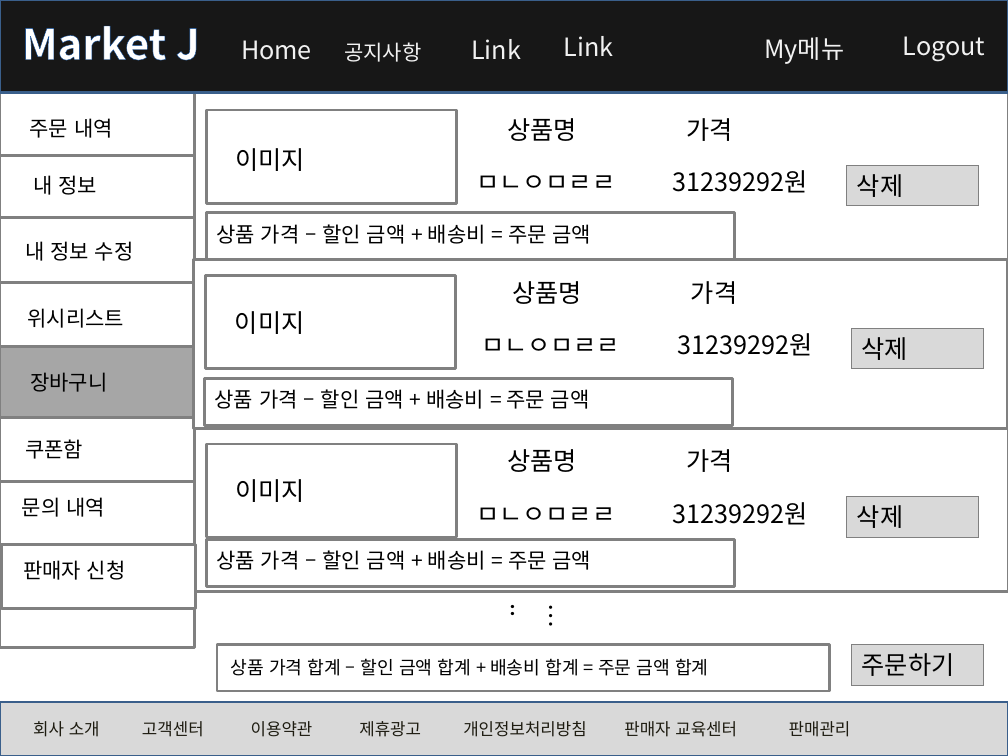
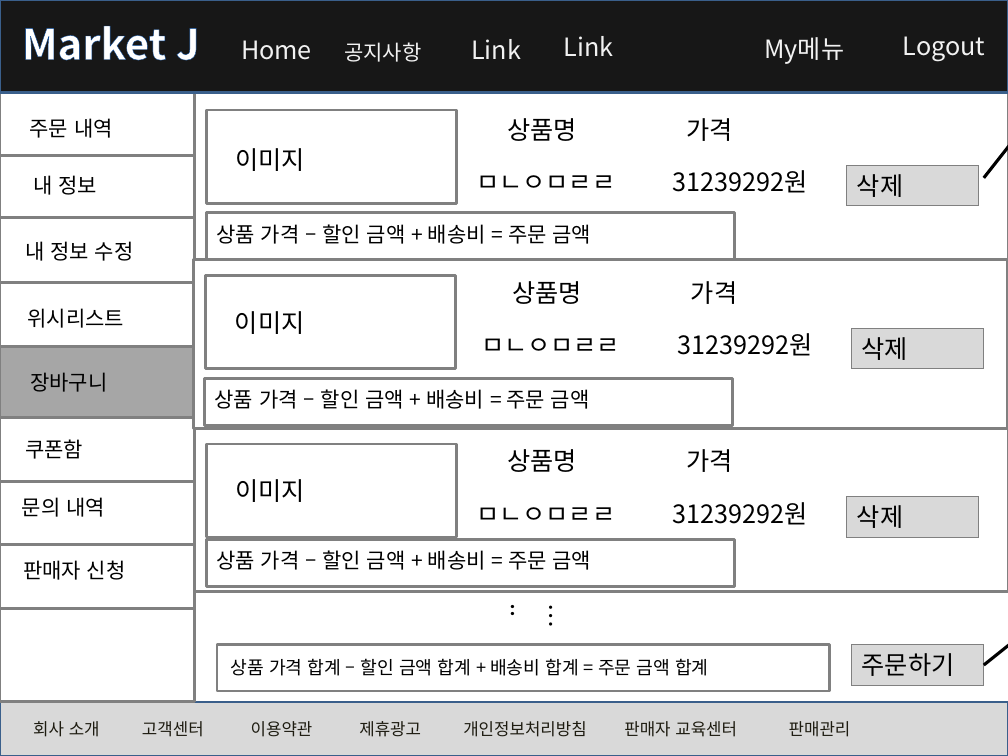
Before and after one commit to rosangels2/market, a slide deck: slide 20 of 포트폴리오/스토리보드/스토리보드.pptx (slide 18 before the commit). Drawn at 1008x756 pixels with LibreOffice and Linux fonts; fonts in the diff are those of the drawing. Boxes give left, top, right and bottom in pixels: in the first picture for what was removed or moved away, otherwise in the second. Text is boxed around its words. In the diff, an @@ line names an element or a change of style, - is before the commit and + after.

```diff
--- a/포트폴리오/스토리보드/스토리보드.pptx
+++ b/포트폴리오/스토리보드/스토리보드.pptx
@@ rectangle: place and size @@
-rectangle at (0,93,195,648)
+rectangle at (0,93,195,703)
@@ arrow added from (984, 177) to (1008, 122), #000000 2.25 pt @@
@@ arrow added from (984, 665) to (1008, 617), #000000 2.25 pt @@
```
Also in this commit, not shown: 25 other slides changed, 2 slides added.
